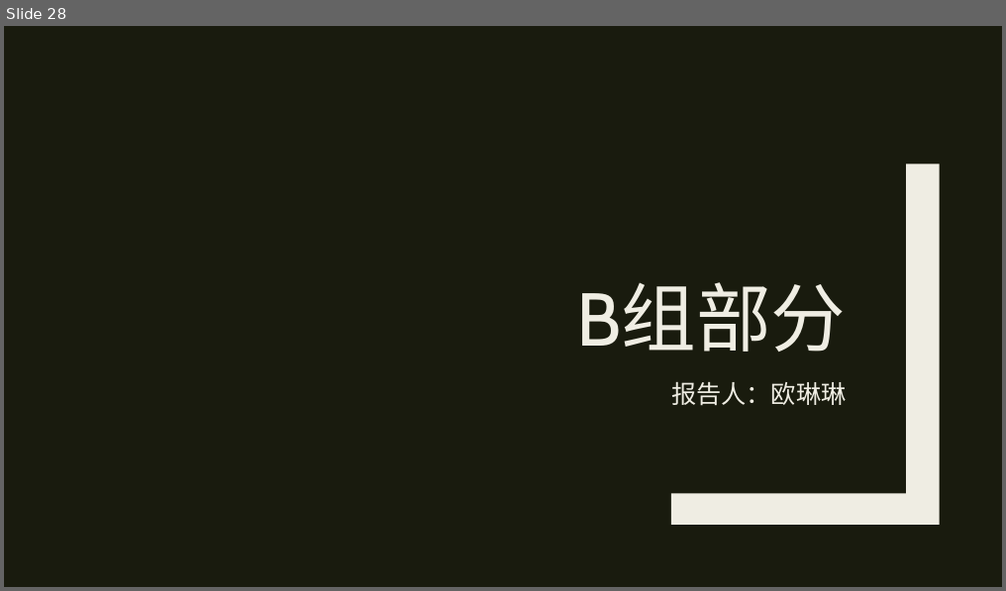
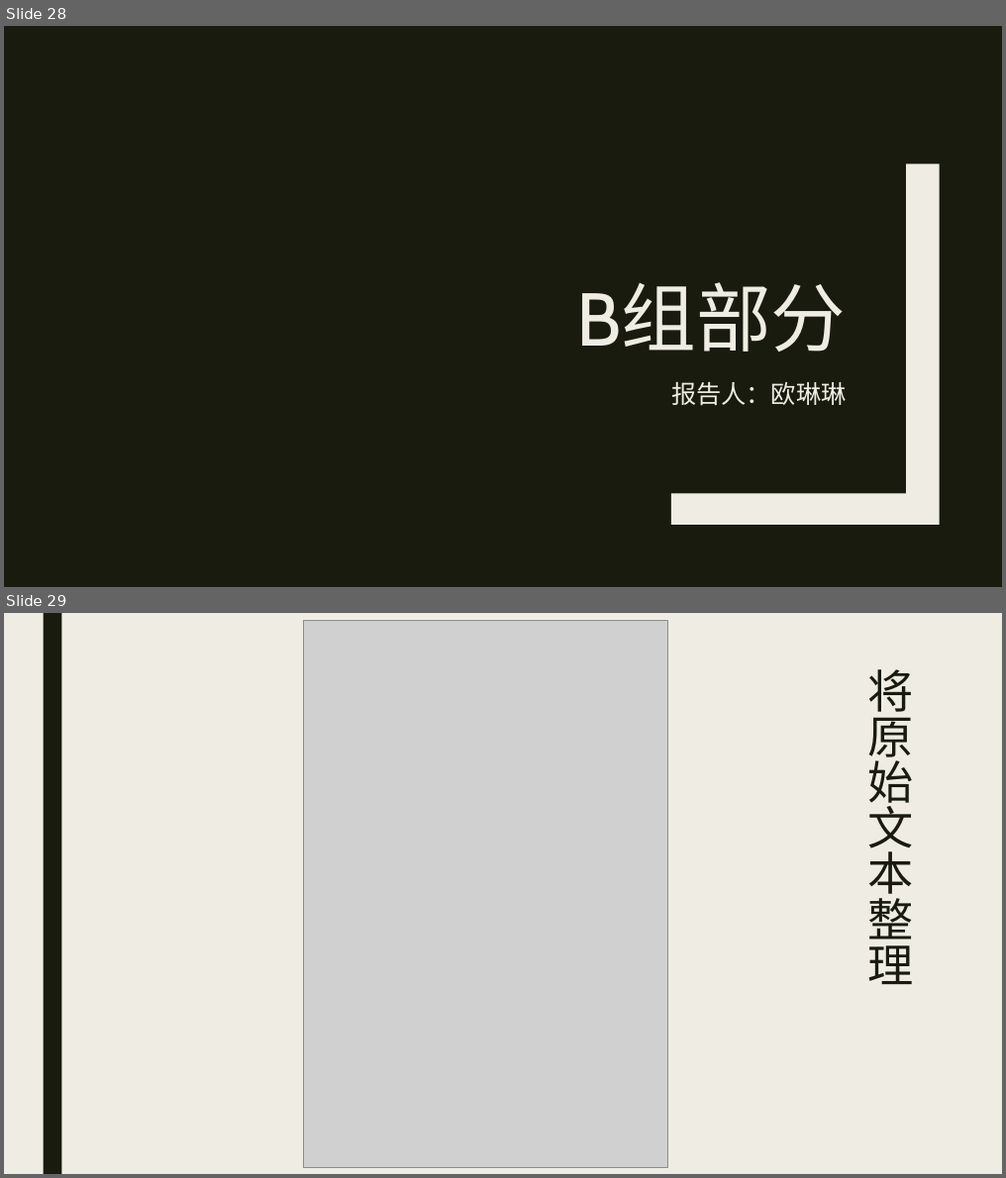
Before and after one commit to MU001999/maaath, a slide deck: docs/数据结构报告.pptx. Shown one above the other, each under a label of ours: slide 28 before the commit, slides 28 and 29 after it. The pictures are 1006x591 and 1006x1178 pixels, drawn with LibreOffice and Linux fonts; fonts in the diff are those of the drawing; grey boxes stand for pictures. Boxes give left, top, right and bottom in pixels: in the first picture for what was removed or moved away, otherwise in the second. Text is boxed around its words. In the diff, an @@ line names an element or a change of style, - is before the commit and + after.

```diff
--- a/docs/数据结构报告.pptx
+++ b/docs/数据结构报告.pptx
@@ slide 29 added at [4,613,1002,1174], background #EFEDE3 @@
@@ rectangle added at [43,613,61,1174], fill #191B0E @@
@@ picture added at [303,621,668,1168] @@
@@ title added at [868,669,914,984], 44 pt, text #191B0E @@
+将原始文本整理
```
Also in this commit, not shown: 24 other slides added, 3 other files.
